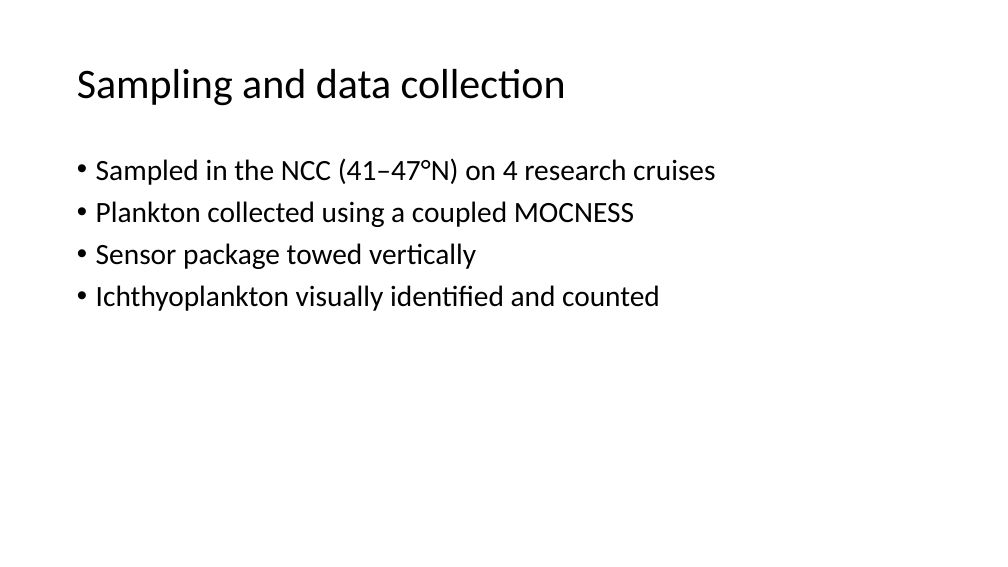
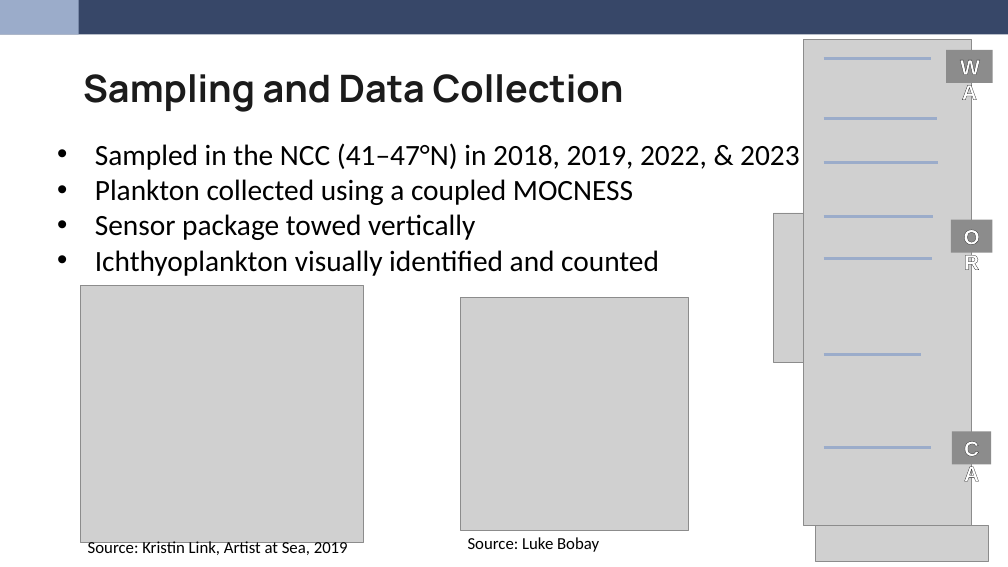
Before and after one commit to LukeABobay/larval-fish-community-analysis, a slide deck: slide 5 of PICES 2026 Presentation.pptx (slide 8 before the commit). Drawn at 1008x567 pixels with LibreOffice and Linux fonts; fonts in the diff are those of the drawing; grey boxes stand for pictures. Boxes give left, top, right and bottom in pixels: in the first picture for what was removed or moved away, otherwise in the second. Text is boxed around its words. In the diff, an @@ line names an element or a change of style, - is before the commit and + after.

Commit message:
Revise slides based on Su and Luke's feedback. Add background/template and images. Populate acknowledgements slide with text and logos

```diff
--- a/PICES 2026 Presentation.pptx
+++ b/PICES 2026 Presentation.pptx
@@ rectangle added at box(0, 0, 1008, 35), fill #374768 @@
@@ rectangle added at box(0, 0, 79, 35), fill #9BACCA @@
@@ title "Sampling and Data Collection" at box(83, 74, 624, 112): vertical alignment middle to top @@
@@ title at box(83, 74, 624, 112): text changed; size 40 to 36 pt; font Calibri to Manrope; text colour #000000 to #1B1B1B; bold on @@
-Sampling and data collection
+Sampling and Data Collection
@@ text "Sampled in the NCC (41–47°N) ...": place and size @@
-text "Sampled in the NCC (41–47°N) ..." at box(96, 158, 715, 311)
+text "Sampled in the NCC (41–47°N) ..." at box(95, 143, 800, 276)
@@ text at box(95, 143, 800, 170): text changed @@
-• Sampled in the NCC (41–47°N) on 4 research cruises
+• Sampled in the NCC (41–47°N) in 2018, 2019, 2022, & 2023
@@ text at box(95, 179, 659, 276): indent changed; line spacing 0.9 to 1; less space between paragraphs @@
@@ picture added at box(80, 285, 364, 542) @@
@@ picture added at box(461, 297, 689, 530) @@
@@ group added at box(774, 40, 993, 561): 7 lines, 3 pictures, 3 rectangles @@
+WA
+OR
+CA
@@ text added at box(468, 537, 599, 552), 16 pt, text #000000 @@
+Source: Luke Bobay
@@ text added at box(88, 540, 348, 555), 16 pt, text #000000 @@
+Source: Kristin Link, Artist at Sea, 2019
```
Also in this commit, not shown: 15 other slides changed, 3 slides added, 10 slides removed.
